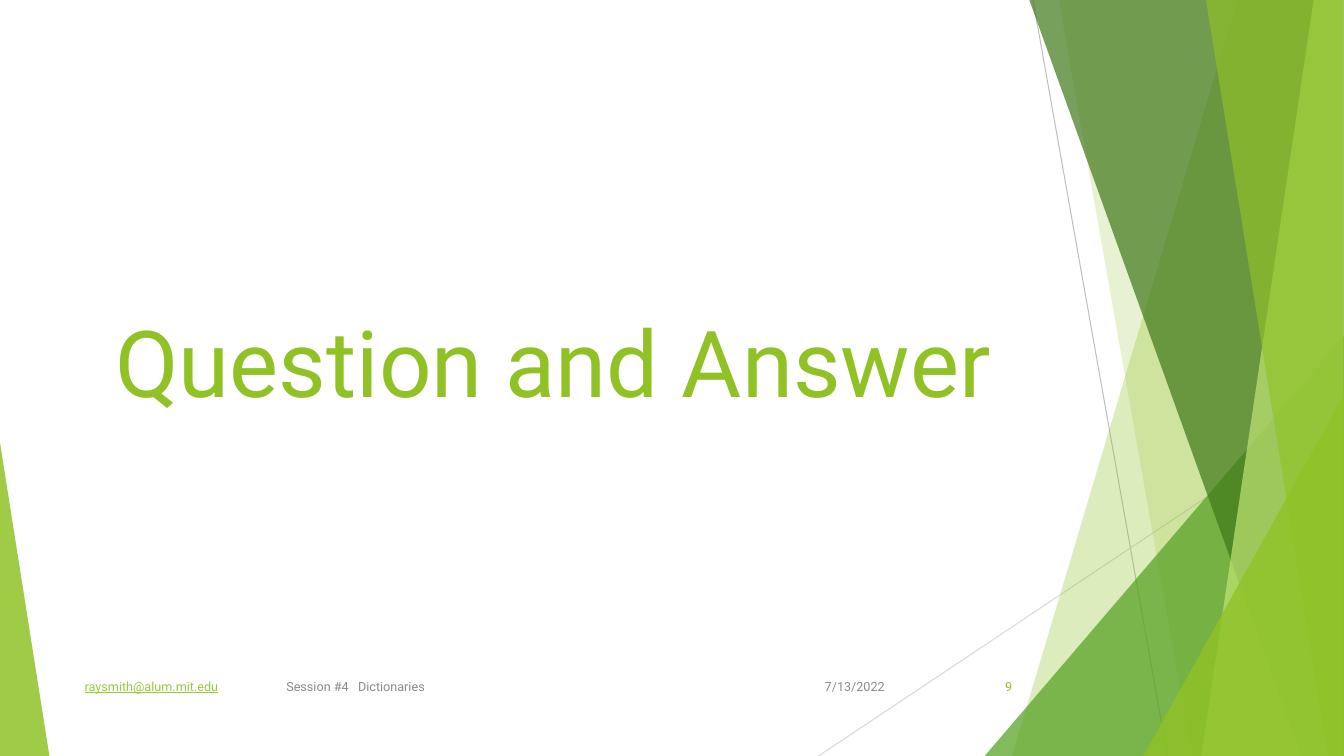
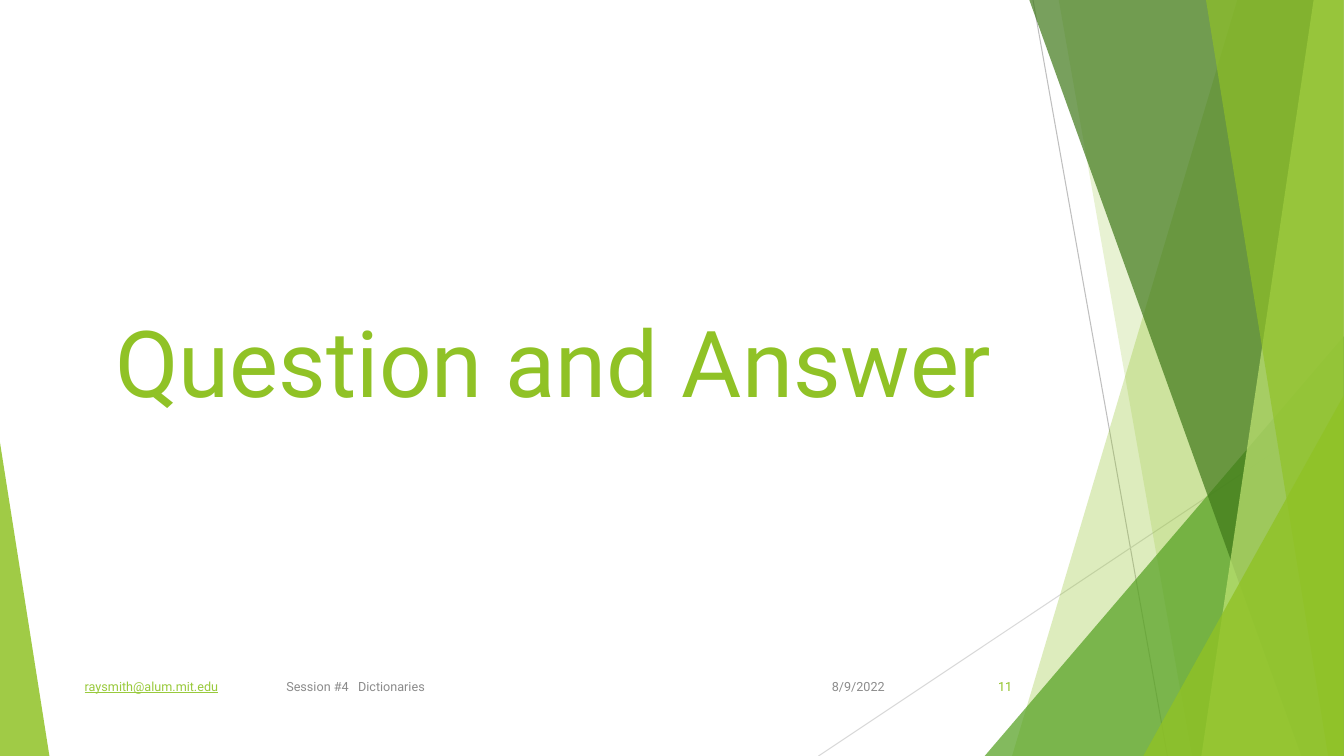
Before and after one commit to raysmith619/Introduction-To-Programming, a slide deck: slide 11 of presentation/Class_4_Dictionaries/Class_4_Dictionaries.pptx (slide 9 before the commit). Drawn at 1344x756 pixels with LibreOffice and Linux fonts; fonts in the diff are those of the drawing. Boxes give left, top, right and bottom in pixels: in the first picture for what was removed or moved away, otherwise in the second. Text is boxed around its words. In the diff, an @@ line names an element or a change of style, - is before the commit and + after.

```diff
--- a/presentation/Class_4_Dictionaries/Class_4_Dictionaries.pptx
+++ b/presentation/Class_4_Dictionaries/Class_4_Dictionaries.pptx
@@ text at [832, 682, 885, 692]: text changed @@
-7/13/2022
+8/9/2022
@@ page number at [998, 682, 1012, 691]: text changed @@
-9
+11
```
Also in this commit, not shown: 8 other slides changed, 2 slides added, 2 other files.
